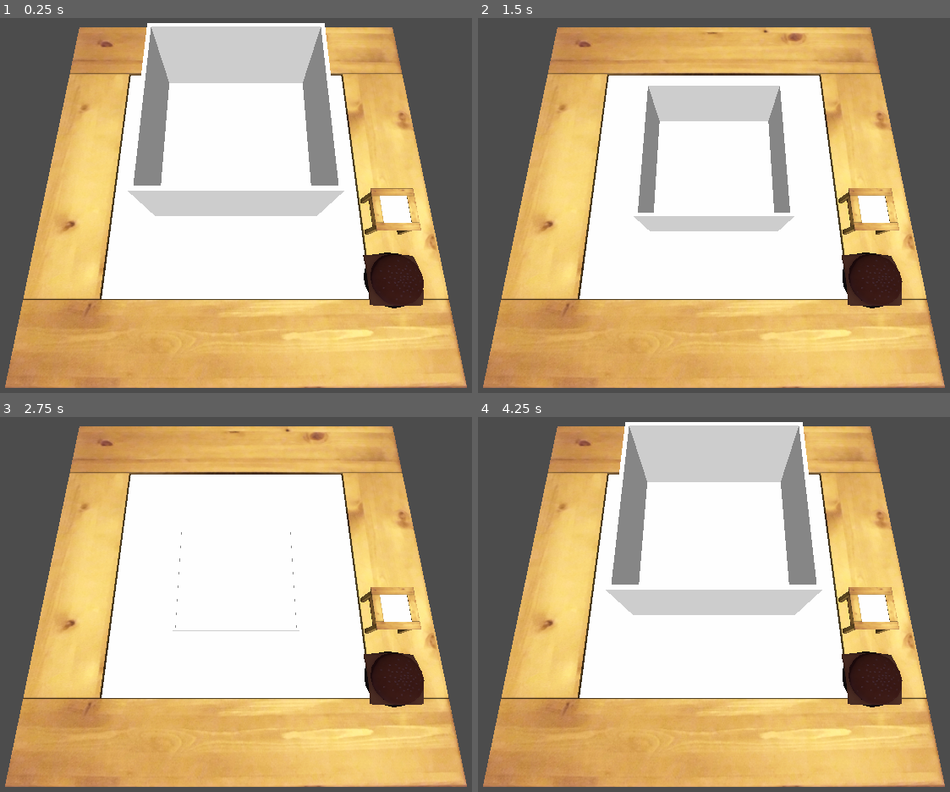
Above: before the commit, frames 1-4 (two rows, left to right).
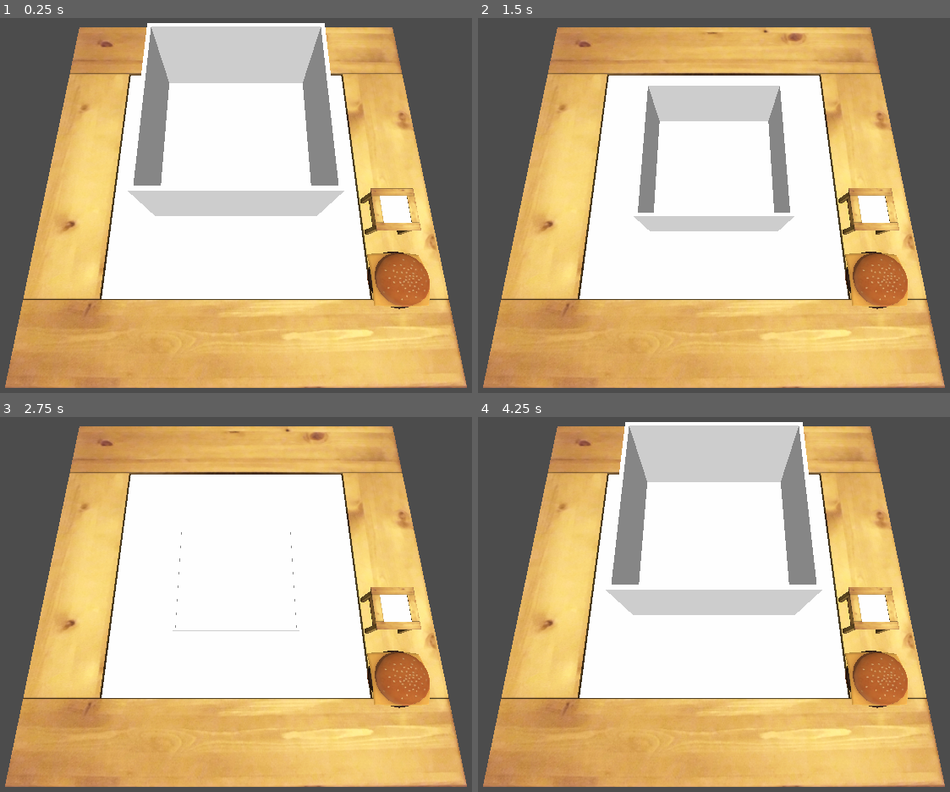
Above: after the commit, the same moments.

Repository: drkitt/packitt
Game: Godot game, scene res://SortingScreen.tscn
Same seed, same stepped clock (60 frames per second), same inputs: the game is played once before the commit and once after it.
Inputs (mouse positions are in pixels of both pictures, inside the frame that each line leads up to):
- Up to frame 1 (0.25 s): no input
- Up to frame 2 (1.5 s): move the mouse to (865, 183) at 0.52 s; click (865, 183) at 0.67 s; drag from (577, 224) to (680, 284) at 1.27 s
- Up to frame 3 (2.75 s): move the mouse to (302, 514) at 2.02 s; click (302, 514) at 2.17 s
- Up to frame 4 (4.25 s): drag from (680, 683) to (511, 544) at 2.77 s; move the mouse to (916, 664) at 3.52 s; click (916, 664) at 3.67 s

The runs differ from the first frame. In frame 1, 1.8% of the frame differs, in the area x 76-92%, y 62-78%; in frame 2, 1.8%; in frame 3, 1.8%; in frame 4, 1.8%.

Commit message:
build a better burger

Diff:
--- a/CSSA Game Jam 2022/draggables/Burger.tscn
+++ b/CSSA Game Jam 2022/draggables/Burger.tscn
@@ -1,11 +1,15 @@
-[gd_scene load_steps=5 format=2]
+[gd_scene load_steps=7 format=2]
 
 [ext_resource path="res://draggables/drag_it.gd" type="Script" id=1]
 [ext_resource path="res://models/burger/burger.obj" type="ArrayMesh" id=2]
 [ext_resource path="res://addons/DragDrop3D/Draggable.gd" type="Script" id=3]
+[ext_resource path="res://models/burger/burger.png" type="Texture" id=4]
 
-[sub_resource type="BoxShape" id=1]
-extents = Vector3( 3.27068, 1, 3.29068 )
+[sub_resource type="SpatialMaterial" id=1]
+albedo_texture = ExtResource( 4 )
+
+[sub_resource type="BoxShape" id=2]
+extents = Vector3( 3.27068, 2.02525, 3.29068 )
 
 [node name="Burger" type="Spatial"]
 transform = Transform( 0.125, 0, 0, 0, 0.125, 0, 0, 0, 0.125, 0, 0, 0 )
@@ -18,10 +22,10 @@
 
 [node name="burger" type="MeshInstance" parent="RigidBody"]
 mesh = ExtResource( 2 )
-material/0 = null
+material/0 = SubResource( 1 )
 
 [node name="CollisionShape" type="CollisionShape" parent="RigidBody"]
 transform = Transform( 1, 0, 0, 0, 1, 0, 0, 0, 1, 0, 2.25776, 0 )
-shape = SubResource( 1 )
+shape = SubResource( 2 )
 
 [connection signal="drag_move" from="RigidBody/Draggable" to="." method="_on_Draggable_drag_move"]
